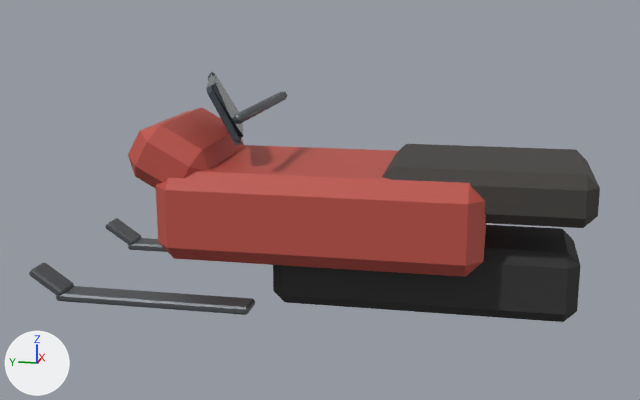
Before and after pictures for a commit that changed the glTF model assets/models/v_snowmobile_wreck.glb.
Before and after are seen from a 50 mm camera at (-4.39, -0.63, 1.62) aimed at (0.04, 0.26, 0.51). The lights are fixed; the arrows at lower left show +X, +Y and +Z. The first picture is the older version. Objects named as collision shapes, trigger or cutter boxes, shadow casters or lower levels of detail are left out. Vertices at exactly the same position are counted once.

Names of what the first picture shows: 'Snowmobile_wreck'.
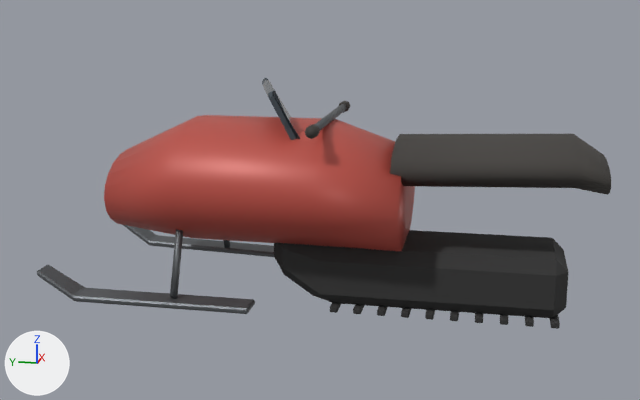
What differs and where, as boxes (x1, y1, x2, y2) in the pictures (640 x 400 px; the box of a moved part takes in the faces that stretch with it):
'Snowmobile_wreck', reshaped
    before: (29, 72, 600, 322)
    after: (37, 78, 611, 329)
part 1 of me_snowmobile_wreck, added
    after: (305, 124, 320, 139)
part 2 of me_snowmobile_wreck, added
    after: (339, 101, 350, 113)
part 3 of me_snowmobile_wreck, moved or reshaped
    before: (206, 72, 243, 145)
    after: (262, 78, 300, 140)
part 4 of me_snowmobile_wreck, added
    after: (315, 104, 347, 130)
part 5 of me_snowmobile_wreck, moved or reshaped
    before: (233, 92, 288, 124)
    after: (170, 229, 183, 298)
part 6 of me_snowmobile_wreck, added
    after: (223, 240, 230, 248)
part 7 of me_snowmobile_wreck, rebuilt
    before: (156, 145, 486, 277)
    after: (104, 115, 415, 251)
part 8 of me_snowmobile_wreck, rebuilt (9% shorter)
    before: (273, 225, 580, 322)
    after: (274, 230, 569, 318)
part 9 of me_snowmobile_wreck, rebuilt (27% shorter)
    before: (382, 144, 600, 228)
    after: (390, 134, 611, 195)
part 10 of me_snowmobile_wreck, deleted
    before: (106, 218, 142, 245)
part 11 of me_snowmobile_wreck, deleted (red)
    before: (128, 108, 244, 189)
part 12 of me_snowmobile_wreck, cut back
    before: (29, 238, 255, 315)
    after: (37, 225, 560, 329)

What changed in the scene script:
```text
Change me_snowmobile_wreck:
    used by ob_snowmobile_wreck; location = (0.0, 0.0, 0.0)
    remove me_snowmobile_wreck.from_pydata(...)  # 228 vertices, 416 faces; spans x -0.52..0.52, y -1.1..1.64, z 0.03..1.15
    add me_snowmobile_wreck.from_pydata(...)  # 564 vertices, 1044 faces; spans x -0.52..0.63, y -1.15..1.6, z 0.0..1.12
    me_snowmobile_wreck part 1: a new loose piece, an 8-sided cylinder along x spanning x -0.46..-0.4, y 0.17..0.23, z 0.92..0.98, in mat_wsoot (dark grey #45423f)
    me_snowmobile_wreck part 2: a new loose piece, an 8-sided cylinder along x spanning x 0.4..0.46, y 0.17..0.23, z 0.92..0.98, in mat_wsoot (dark grey #45423f)
    me_snowmobile_wreck part 3: the loose piece of 24 vertices spanning x -0.31..0.32, y 0.58..0.93, z 0.84..1.15 is moved by (0.0, -0.3, -0.02)
    me_snowmobile_wreck part 4: a new loose piece, an 8-sided cylinder along x spanning x -0.4..0.4, y 0.18..0.22, z 0.93..0.97, in mat_wsteeldark (grey #696c6f)
    me_snowmobile_wreck part 5: the loose piece of 12 vertices spanning x -0.45..0.45, y 0.53..0.57, z 0.98..1.02 is turned -68.9 degrees about the y axis through its middle and scaled by 0.418, then moved by (-0.38, 0.35, -0.72)
    me_snowmobile_wreck part 6: the loose piece of 12 vertices spanning x -0.45..0.45, y 0.53..0.57, z 0.98..1.02 is copied, and the copy is turned -111.1 degrees about the y axis through its middle and scaled by 0.418, then moved by (0.38, 0.35, -0.73); it spans x 0.3..0.47, y 0.88..0.92, z 0.09..0.46
    me_snowmobile_wreck part 7: the loose piece of 24 vertices spanning x -0.45..0.45, y -0.6..1.0, z 0.28..0.73 is rebuilt with 80 vertices and now spans x -0.47..0.47, y -0.2..1.3, z 0.3..0.94
    me_snowmobile_wreck part 8: the loose piece of 24 vertices spanning x -0.28..0.28, y -1.05..0.45, z 0.03..0.38 is rebuilt with 34 vertices and now spans x -0.25..0.25, y -1.0..0.45, z 0.03..0.38
    me_snowmobile_wreck part 9: the loose piece of 24 vertices spanning x -0.38..0.38, y -1.1..-0.1, z 0.52..0.77 is rebuilt with 42 vertices and now spans x -0.33..0.33, y -1.15..-0.15, z 0.63..0.9
    me_snowmobile_wreck part 10: the loose piece of 24 vertices spanning x 0.38..0.52, y 1.46..1.64, z 0.08..0.22 is deleted
    me_snowmobile_wreck part 11: the loose piece of 24 vertices spanning x -0.4..0.4, y 0.74..1.16, z 0.56..0.94 is deleted
    me_snowmobile_wreck part 12: 52 vertices removed from x -0.52..0.52, y 0.51..1.64, z 0.06..0.22; 292 vertices added at x -0.52..0.63, y -0.97..1.6, z 0.0..0.21
```
